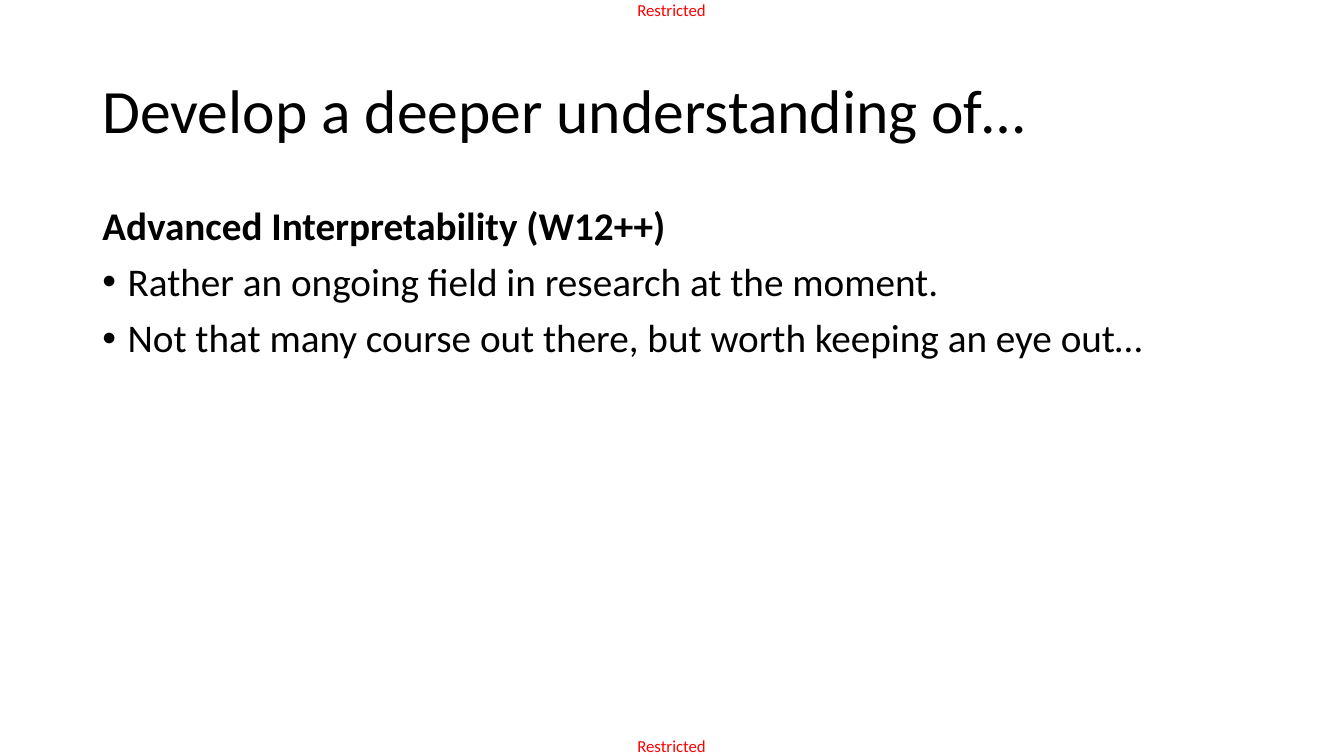
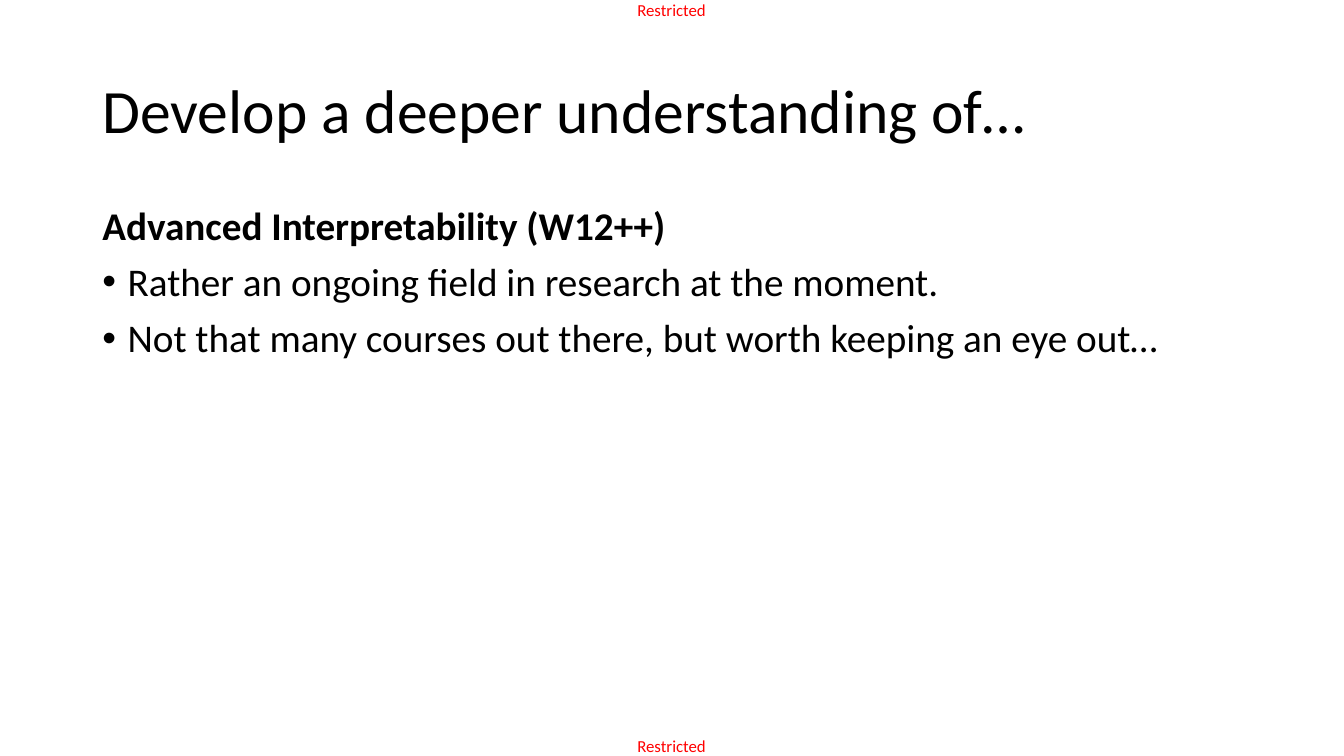
Before and after one commit to matthieudemari/SUTD_DL_50_039, a slide deck: slide 12 of W12/3. W12S3 final/W12S3.pptx. Drawn at 1344x756 pixels with LibreOffice and Linux fonts; fonts in the diff are those of the drawing. Boxes give left, top, right and bottom in pixels: in the first picture for what was removed or moved away, otherwise in the second. Text is boxed around its words. In the diff, an @@ line names an element or a change of style, - is before the commit and + after.

```diff
--- a/W12/3. W12S3 final/W12S3.pptx
+++ b/W12/3. W12S3 final/W12S3.pptx
@@ text at [128,324,1157,359]: text changed @@
-• Not that many course out there, but worth keeping an eye out…
+• Not that many courses out there, but worth keeping an eye out…
```
Also in this commit, not shown: 12 other slides changed, 3 slides added, 6 other files.
